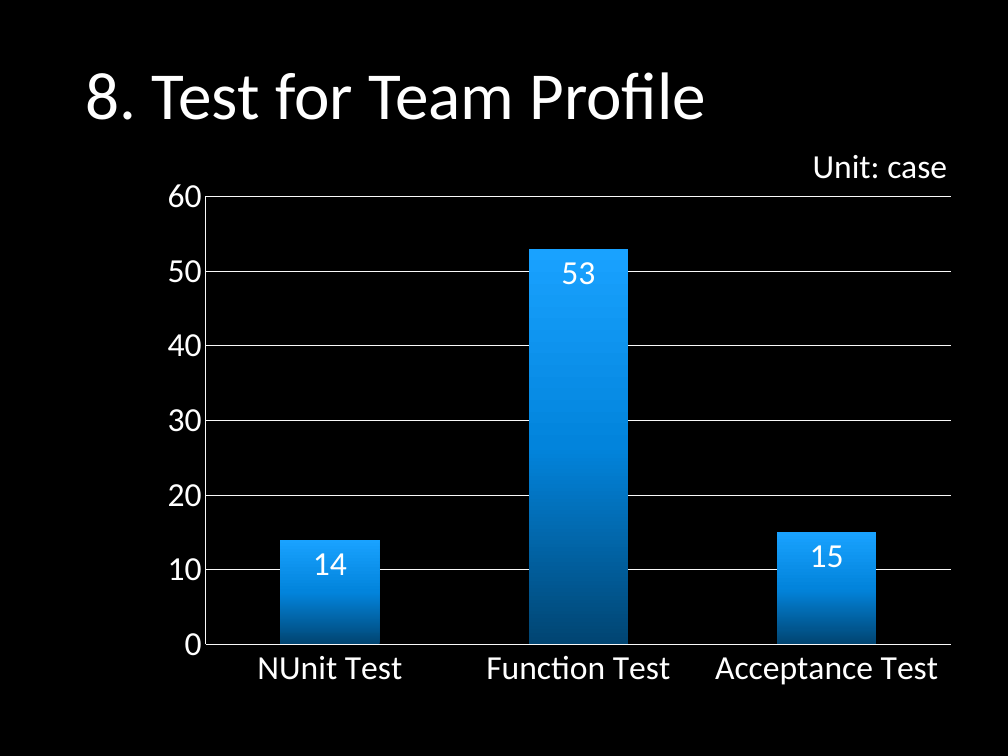
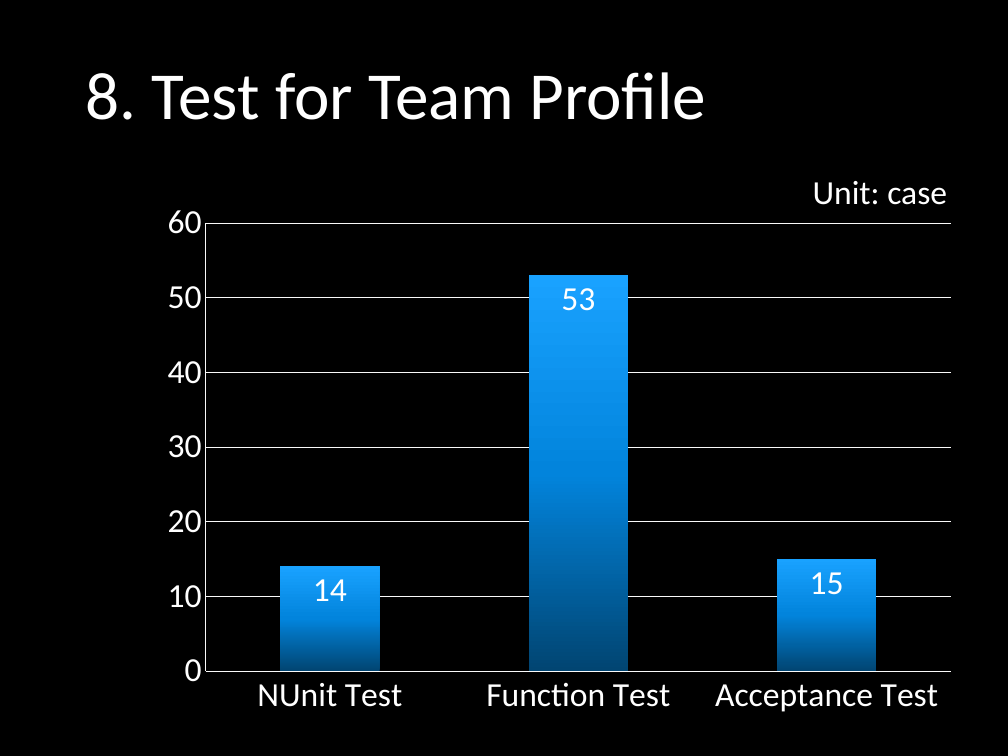
Before and after one commit to yadwinds/761_VEL, a slide deck: slide 9 of PCB/09 Final/Final Presentation (VEL).pptx. Drawn at 1008x756 pixels with LibreOffice and Linux fonts; fonts in the diff are those of the drawing; background and template pictures are left out. Boxes give left, top, right and bottom in pixels: in the first picture for what was removed or moved away, otherwise in the second. Text is boxed around its words. In the diff, an @@ line names an element or a change of style, - is before the commit and + after.

```diff
--- a/PCB/09 Final/Final Presentation (VEL).pptx
+++ b/PCB/09 Final/Final Presentation (VEL).pptx
@@ text "Unit: case": place and size @@
-text "Unit: case" at [813,155,947,179]
+text "Unit: case" at [813,181,947,205]
@@ column chart: place and size @@
-column chart at [151,165,967,701]
+column chart at [151,192,967,727]
```
Also in this commit, not shown: 4 other slides changed.
